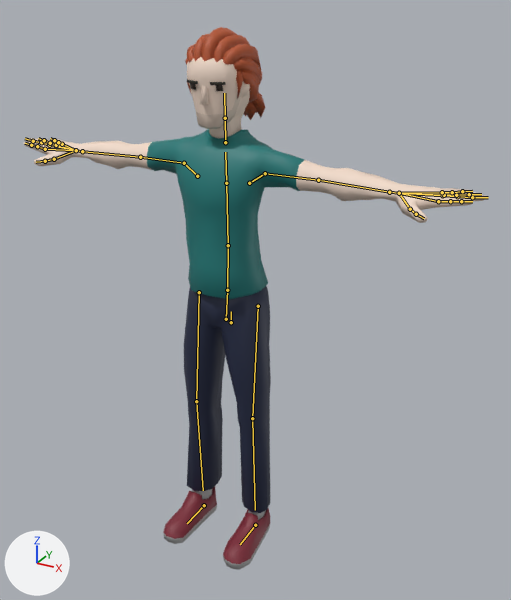
What one commit did to the glTF model js/models/avatars/club-crowd-vm2.glb.
Before and after are seen from a 50 mm lens placed at (1.183, -1.997, 1.961), pointed at (0.13, -0.081, 1.003). The axes (+X, +Y, +Z) are drawn at lower left. The lights are the same throughout. The first picture is the older version. The bones that change, and the others that lie on the model, are drawn over the model as lines.

Objects in the first picture: 'Casual2_Body'.
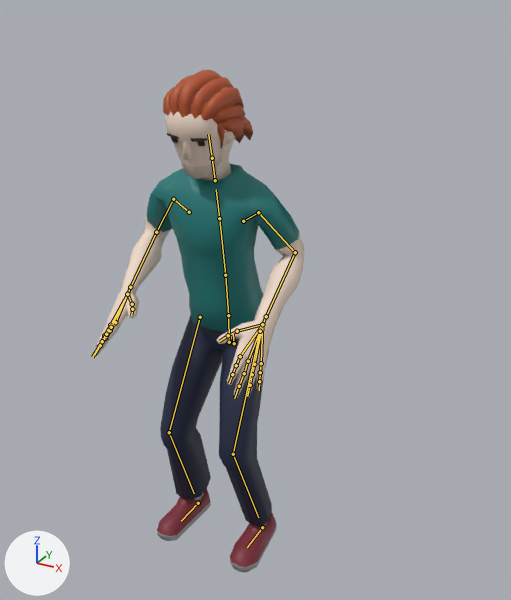
The newer file adds an action. The first version stands in its rest pose; the second is drawn at frame 13 of the action 'Groove_Skank'.

The change, as a list of edits to the scene's bpy script:
```text
Change bone_body:
    where bone_body = bpy.data.objects['CharacterArmature'].pose.bones['Body']  # child of 'Root'
    bone_body.location: (0.0, 0.0, 0.0) -> (0.009, -0.084, -0.004)
    bone_body.rotation_quaternion: (1.0, 0.0, 0.0, 0.0) -> (0.997, 0.079, 0.017, -0.009)  # degrees (0, 0, 0) -> degrees (9, 2, -1)
Change bone_abdomen:
    where bone_abdomen = bpy.data.objects['CharacterArmature'].pose.bones['Abdomen']  # child of 'Hips'
    bone_abdomen.rotation_quaternion: (1.0, 0.0, 0.0, 0.0) -> (1.0, 0.006, 0.002, -0.001)  # degrees (0, 0, 0) -> degrees (1, 0, 0)
Change bone_torso:
    where bone_torso = bpy.data.objects['CharacterArmature'].pose.bones['Torso']  # child of 'Abdomen'
    bone_torso.rotation_quaternion: (1.0, 0.0, 0.0, 0.0) -> (1.0, 0.007, 0.004, -0.002)  # degrees (0, 0, 0) -> degrees (1, 0, 0)
Change bone_chest:
    where bone_chest = bpy.data.objects['CharacterArmature'].pose.bones['Chest']  # child of 'Torso'
    bone_chest.rotation_quaternion: (1.0, 0.0, 0.0, 0.0) -> (1.0, 0.006, 0.004, -0.002)  # degrees (0, 0, 0) -> degrees (1, 0, 0)
Change bone_neck:
    where bone_neck = bpy.data.objects['CharacterArmature'].pose.bones['Neck']  # child of 'Chest'
    bone_neck.rotation_quaternion: (1.0, 0.0, 0.0, 0.0) -> (1.0, 0.015, -0.012, 0.002)  # degrees (0, 0, 0) -> degrees (2, -1, 0)
Change bone_head:
    where bone_head = bpy.data.objects['CharacterArmature'].pose.bones['Head']  # child of 'Neck'
    bone_head.rotation_quaternion: (1.0, 0.0, 0.0, 0.0) -> (1.0, 0.022, -0.018, 0.003)  # degrees (0, 0, 0) -> degrees (3, -2, 0)
Change bone_upperarm_l:
    where bone_upperarm_l = bpy.data.objects['CharacterArmature'].pose.bones['UpperArm.L']  # child of 'Shoulder.L'
    bone_upperarm_l.rotation_quaternion: (1.0, 0.0, 0.0, 0.0) -> (0.851, -0.479, 0.213, 0.011)  # degrees (0, 0, 0) -> degrees (-61, 22, -12)
Change bone_lowerarm_l:
    where bone_lowerarm_l = bpy.data.objects['CharacterArmature'].pose.bones['LowerArm.L']  # child of 'UpperArm.L'
    bone_lowerarm_l.rotation_quaternion: (1.0, 0.0, 0.0, 0.0) -> (0.81, -0.006, 0.0, -0.586)  # degrees (0, 0, 0) -> degrees (-1, 0, -72)
Change bone_wrist_l:
    where bone_wrist_l = bpy.data.objects['CharacterArmature'].pose.bones['Wrist.L']  # child of 'LowerArm.L'
    bone_wrist_l.rotation_quaternion: (1.0, 0.0, 0.0, 0.0) -> (0.999, -0.01, 0.0, -0.04)  # degrees (0, 0, 0) -> degrees (-1, 0, -5)
Change bone_upperarm_r:
    where bone_upperarm_r = bpy.data.objects['CharacterArmature'].pose.bones['UpperArm.R']  # child of 'Shoulder.R'
    bone_upperarm_r.rotation_quaternion: (1.0, 0.0, 0.0, 0.0) -> (-0.87, 0.466, 0.154, -0.033)  # degrees (0, 0, 0) -> degrees (-58, -14, 12)
Change bone_lowerarm_r:
    where bone_lowerarm_r = bpy.data.objects['CharacterArmature'].pose.bones['LowerArm.R']  # child of 'UpperArm.R'
    bone_lowerarm_r.rotation_quaternion: (1.0, 0.0, 0.0, 0.0) -> (-0.804, 0.006, 0.0, -0.594)  # degrees (0, 0, 0) -> degrees (-1, 0, 73)
Change bone_wrist_r:
    where bone_wrist_r = bpy.data.objects['CharacterArmature'].pose.bones['Wrist.R']  # child of 'LowerArm.R'
    bone_wrist_r.rotation_quaternion: (1.0, 0.0, 0.0, 0.0) -> (-0.999, 0.01, 0.0, -0.04)  # degrees (0, 0, 0) -> degrees (-1, 0, 5)
Change bone_upperleg_l:
    where bone_upperleg_l = bpy.data.objects['CharacterArmature'].pose.bones['UpperLeg.L']  # child of 'Body'
    bone_upperleg_l.rotation_quaternion: (1.0, 0.0, 0.0, 0.0) -> (0.961, -0.013, 0.018, 0.277)  # degrees (0, 0, 0) -> degrees (-1, 2, 32)
Change bone_lowerleg_l:
    where bone_lowerleg_l = bpy.data.objects['CharacterArmature'].pose.bones['LowerLeg.L']  # child of 'UpperLeg.L'
    bone_lowerleg_l.rotation_quaternion: (1.0, 0.0, 0.0, 0.0) -> (-0.931, -0.366, -0.005, 0.001)  # degrees (0, 0, 0) -> degrees (43, 1, 0)
Change bone_upperleg_r:
    where bone_upperleg_r = bpy.data.objects['CharacterArmature'].pose.bones['UpperLeg.R']  # child of 'Body'
    bone_upperleg_r.rotation_quaternion: (1.0, 0.0, 0.0, 0.0) -> (-0.964, 0.018, -0.021, 0.265)  # degrees (0, 0, 0) -> degrees (-3, 2, -31)
Change bone_lowerleg_r:
    where bone_lowerleg_r = bpy.data.objects['CharacterArmature'].pose.bones['LowerLeg.R']  # child of 'UpperLeg.R'
    bone_lowerleg_r.rotation_quaternion: (1.0, 0.0, 0.0, 0.0) -> (0.935, 0.355, -0.011, 0.001)  # degrees (0, 0, 0) -> degrees (42, -1, 0)
Change bone_foot_l:
    where bone_foot_l = bpy.data.objects['CharacterArmature'].pose.bones['Foot.L']  # child of 'Root'
    bone_foot_l.location: (0.0, 0.0, 0.0) -> (0.03, 0.0, 0.0)
Change bone_foot_r:
    where bone_foot_r = bpy.data.objects['CharacterArmature'].pose.bones['Foot.R']  # child of 'Root'
    bone_foot_r.location: (0.0, 0.0, 0.0) -> (-0.03, 0.0, 0.0)
```

What differs and where, as boxes [x1, y1, x2, y2] in the pictures (511 x 600 px):
'Casual2_Body', posed (54% narrower, 7% shorter): before [24, 27, 487, 570]; after [92, 70, 304, 573]
bone 'Body', root to tip: before (231, 322) to (231, 311); after (234, 343) to (233, 334)
bone 'Abdomen', root to tip: before (227, 290) to (228, 245); after (228, 315) to (225, 275)
bone 'Torso', root to tip: before (228, 245) to (226, 183); after (225, 275) to (219, 218)
bone 'Chest', root to tip: before (226, 183) to (225, 152); after (219, 218) to (216, 189)
bone 'Neck', root to tip: before (225, 142) to (225, 118); after (215, 180) to (212, 158)
bone 'Head', root to tip: before (225, 118) to (224, 93); after (212, 158) to (208, 134)
bone 'UpperArm.L', root to tip: before (265, 173) to (318, 180); after (258, 212) to (295, 252)
bone 'LowerArm.L', root to tip: before (318, 180) to (389, 192); after (295, 252) to (266, 316)
bone 'Wrist.L', root to tip: before (389, 192) to (399, 193); after (266, 316) to (262, 324)
bone 'UpperArm.R', root to tip: before (184, 163) to (140, 157); after (173, 199) to (156, 232)
bone 'LowerArm.R', root to tip: before (140, 157) to (82, 151); after (156, 232) to (130, 287)
bone 'Wrist.R', root to tip: before (82, 151) to (76, 150); after (130, 287) to (127, 294)
bone 'UpperLeg.L', root to tip: before (258, 306) to (252, 418); after (260, 331) to (233, 454)
bone 'LowerLeg.L', root to tip: before (252, 418) to (255, 510); after (233, 454) to (258, 517)
bone 'UpperLeg.R', root to tip: before (199, 292) to (196, 401); after (200, 317) to (169, 432)
bone 'LowerLeg.R', root to tip: before (196, 401) to (203, 490); after (169, 432) to (194, 493)
bone 'Foot.L', root to tip: before (255, 525) to (240, 544); after (262, 527) to (247, 547)
bone 'Foot.R', root to tip: before (204, 505) to (187, 523); after (198, 503) to (181, 521)
